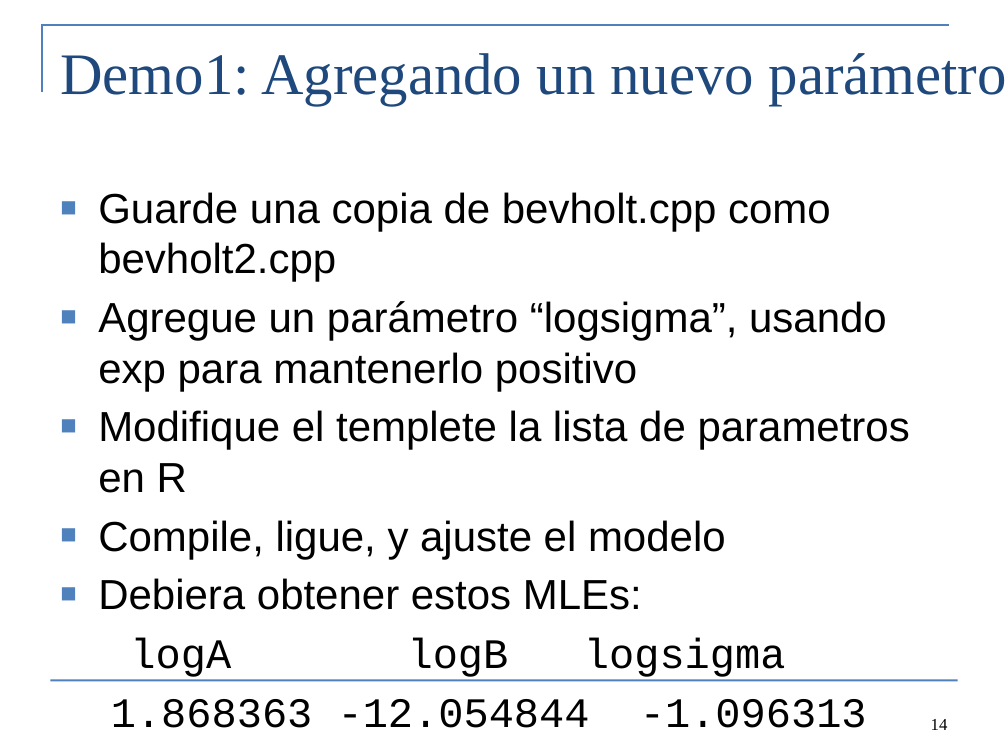
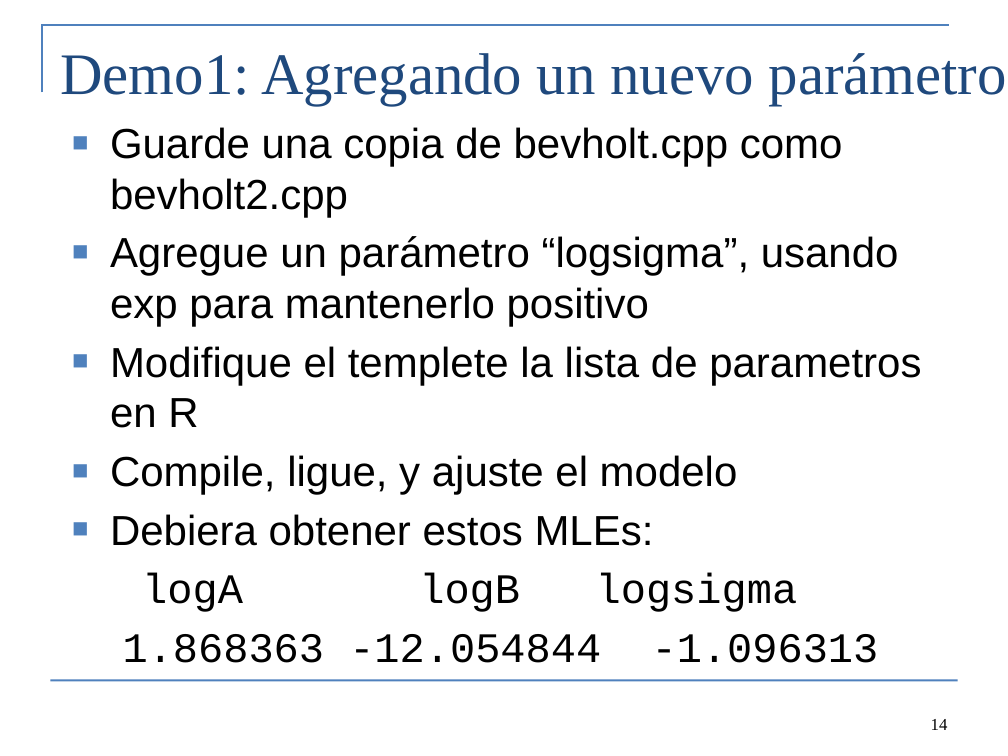
Before and after one commit to Cole-Monnahan-NOAA/tmb_workshop, a slide deck: slide 14 of day2/lecture2_TMB_syntax_spa.pptx. Drawn at 1008x756 pixels with LibreOffice and Linux fonts; fonts in the diff are those of the drawing. Boxes give left, top, right and bottom in pixels: in the first picture for what was removed or moved away, otherwise in the second. Text is boxed around its words. In the diff, an @@ line names an element or a change of style, - is before the commit and + after.

```diff
--- a/day2/lecture2_TMB_syntax_spa.pptx
+++ b/day2/lecture2_TMB_syntax_spa.pptx
@@ text "Guarde una copia de bevholt.cpp ...": place and size @@
-text "Guarde una copia de bevholt.cpp ..." at [98,192,910,728]
+text "Guarde una copia de bevholt.cpp ..." at [110,127,921,663]
```
Also in this commit, not shown: 7 other slides changed, 4 other files.
